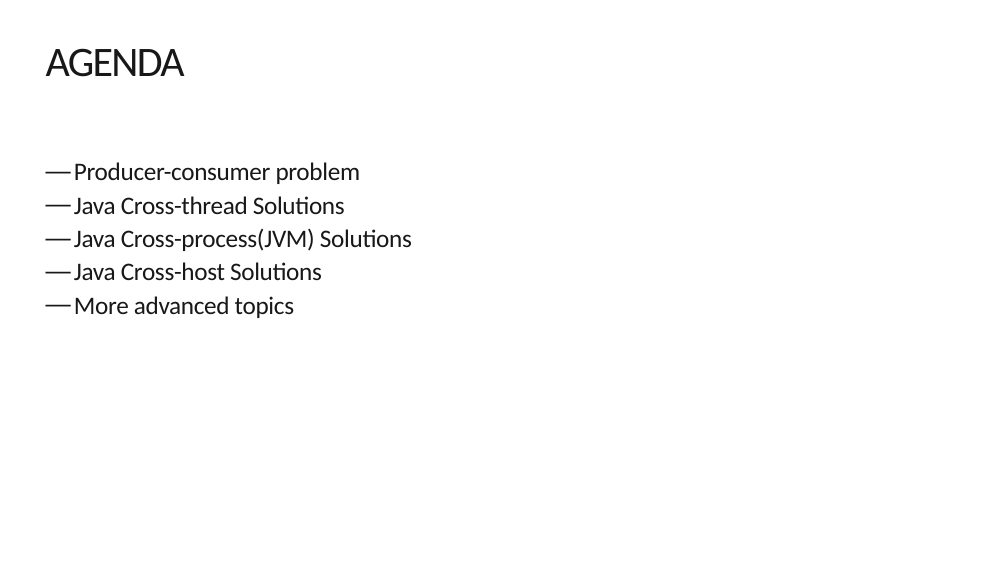
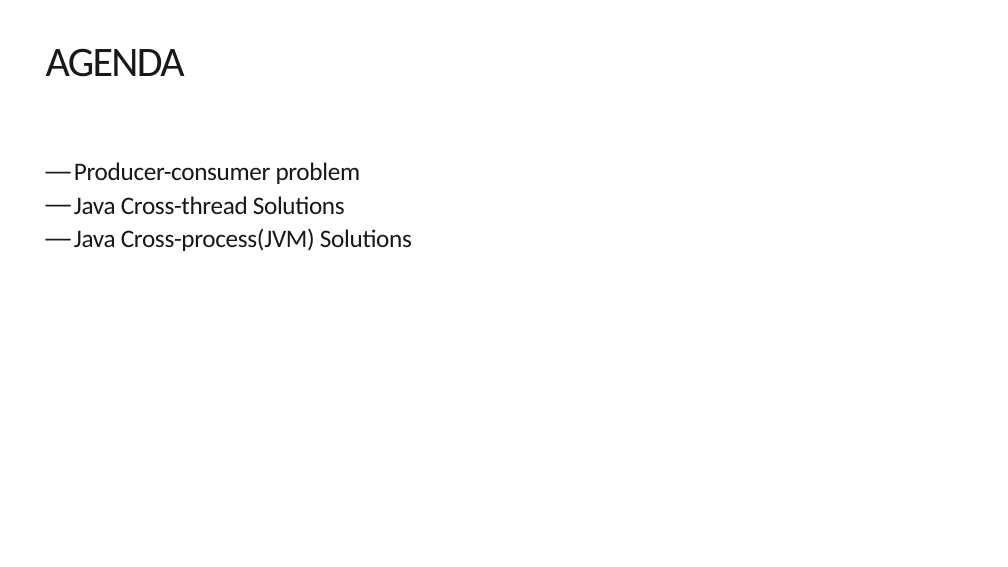
Before and after one commit to exiaoqu/ProducerConsumerProblemInJava, a slide deck: slide 3 of Producer and Consumer in Java.pptx (slide 2 before the commit). Drawn at 1008x567 pixels with LibreOffice and Linux fonts; fonts in the diff are those of the drawing; background and template pictures are left out. Boxes give left, top, right and bottom in pixels: in the first picture for what was removed or moved away, otherwise in the second. Text is boxed around its words. In the diff, an @@ line names an element or a change of style, - is before the commit and + after.

```diff
--- a/Producer and Consumer in Java.pptx
+++ b/Producer and Consumer in Java.pptx
@@ text at [74, 262, 322, 318]: paragraphs removed @@
-— Java Cross-host Solutions
-— More advanced topics
```
Also in this commit, not shown: 6 other slides changed, 1 slide added, 1 other file.
